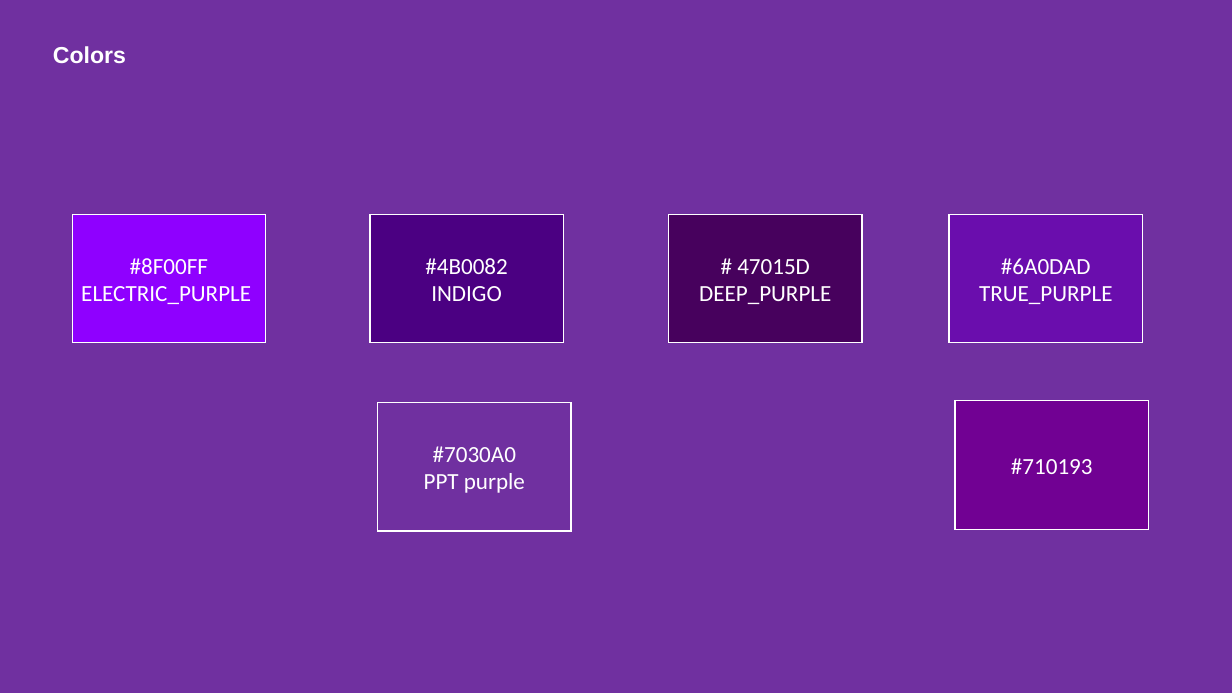
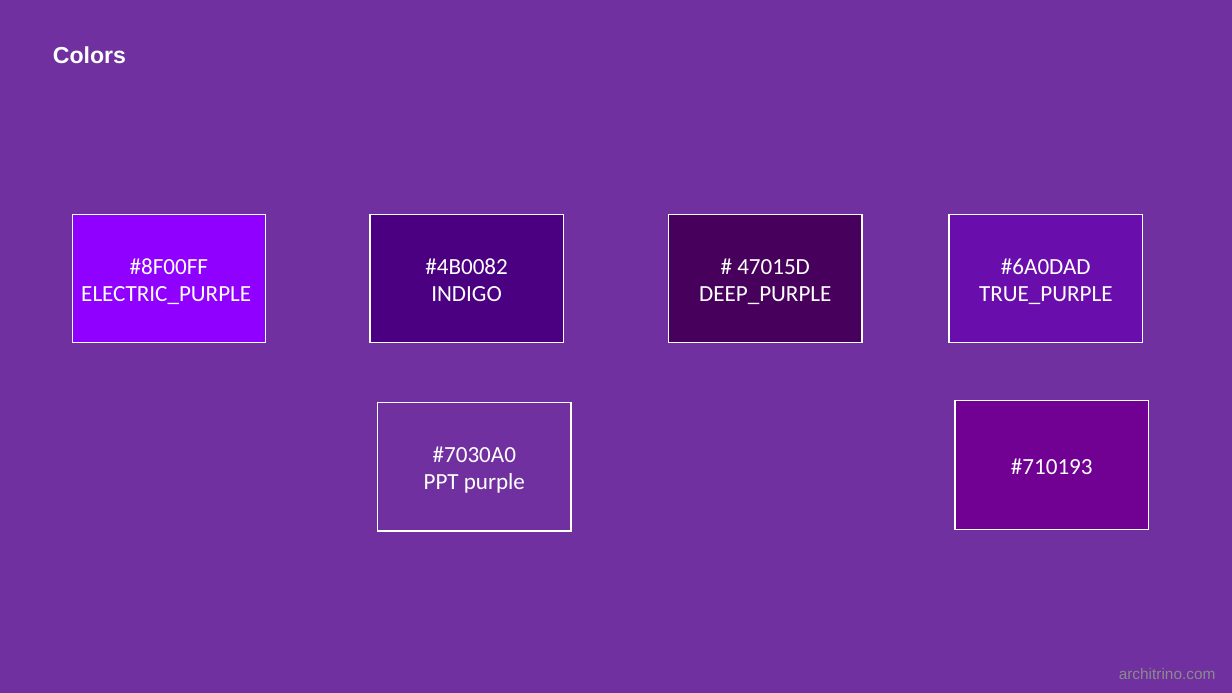
Before and after one commit to jmarkmorris/architrino, a slide deck: slide 1 of reference/archie/presentations/NPQG Video - Manim Graphics and Conventions.pptx. Drawn at 1232x693 pixels with LibreOffice and Linux fonts; fonts in the diff are those of the drawing. Boxes give left, top, right and bottom in pixels: in the first picture for what was removed or moved away, otherwise in the second. Text is boxed around its words. In the diff, an @@ line names an element or a change of style, - is before the commit and + after.

```diff
--- a/reference/archie/presentations/NPQG Video - Manim Graphics and Conventions.pptx
+++ b/reference/archie/presentations/NPQG Video - Manim Graphics and Conventions.pptx
@@ text added at (1119, 668, 1216, 679), 12 pt, text #8C8C8C @@
+architrino.com
```
Also in this commit, not shown: 22 other files.
